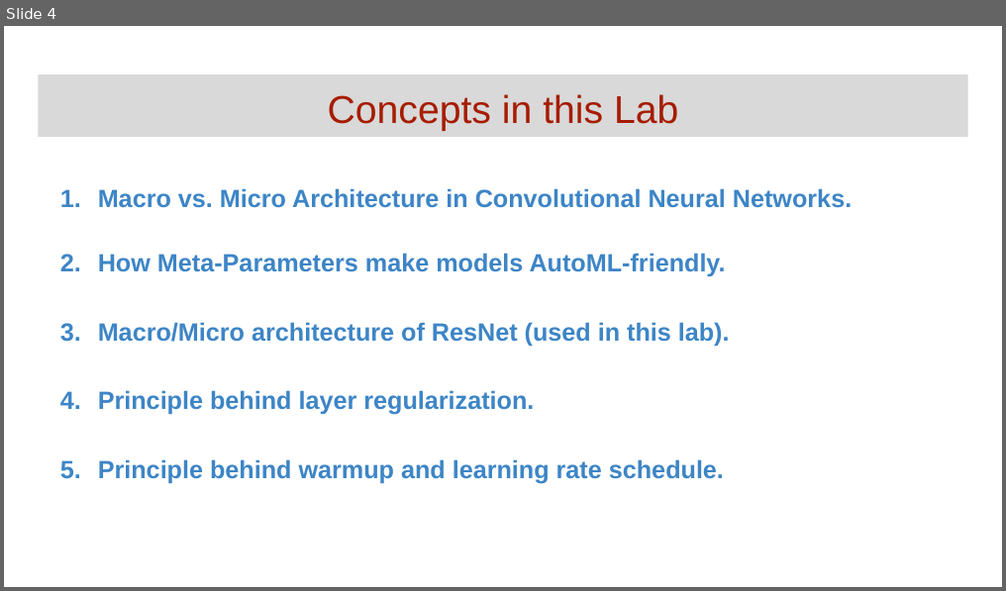
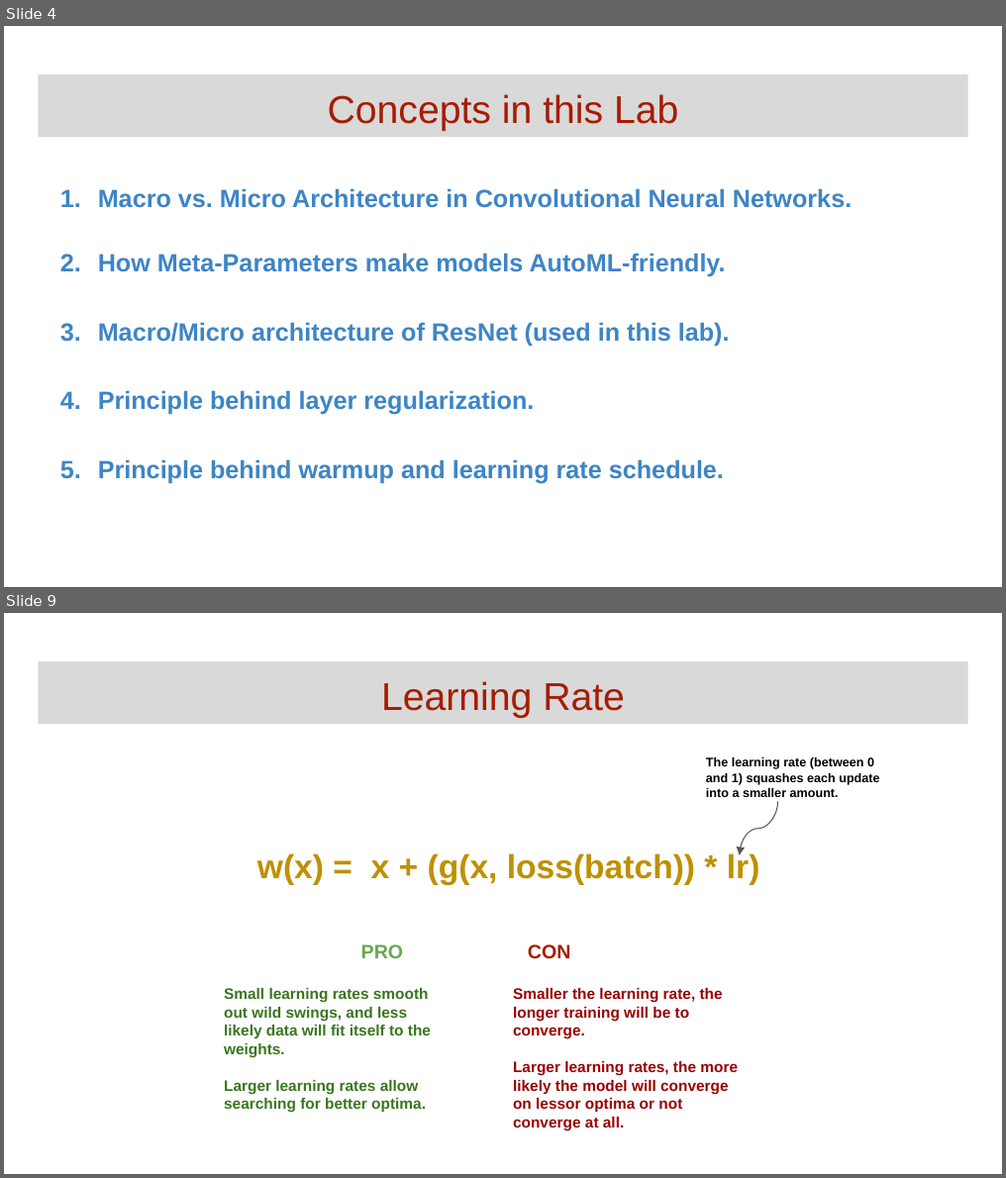
Before and after one commit to GoogleCloudPlatform/keras-idiomatic-programmer, a slide deck: community-labs/Community Lab - Regularization.pptx. Shown one above the other, each under a label of ours: slide 4 before the commit, slides 4 and 9 after it; the slides between them are not shown. The pictures are 1006x591 and 1006x1178 pixels, drawn with LibreOffice and Linux fonts; fonts in the diff are those of the drawing. Boxes give left, top, right and bottom in pixels: in the first picture for what was removed or moved away, otherwise in the second. Text is boxed around its words. In the diff, an @@ line names an element or a change of style, - is before the commit and + after.

```diff
--- a/community-labs/Community Lab - Regularization.pptx
+++ b/community-labs/Community Lab - Regularization.pptx
@@ slide 9 added at (x1=4, y1=613, x2=1002, y2=1174), background #FFFFFF @@
@@ title added at (x1=38, y1=662, x2=968, y2=725), fill #D9D9D9, 28 pt, text #A61C00 @@
+Learning Rate
@@ text added at (x1=706, y1=757, x2=879, y2=797), 9 pt, text #000000, bold @@
+The learning rate (between 0 and 1) squashes each update into a smaller amount.
@@ curved arrow added from (777, 802) to (740, 856), #595959 0.75 pt @@
@@ text added at (x1=257, y1=852, x2=760, y2=885), 24 pt, text #BF9000, bold @@
+w(x) = x + (g(x, loss(batch)) * lr)
@@ text added at (x1=361, y1=945, x2=571, y2=959), 14 pt, text #6AA84F, bold @@
+PRO CON
@@ text added at (x1=224, y1=988, x2=431, y2=1113), 11 pt, text #38761D, bold @@
+Small learning rates smooth out wild swings, and less likely data will fit itself to the weights.
+Larger learning rates allow searching for better optima.
@@ text added at (x1=513, y1=988, x2=738, y2=1131), 11 pt, text #990000, bold @@
+Smaller the learning rate, the longer training will be to converge.
+Larger learning rates, the more likely the model will converge on lessor optima or not converge at all.
```
Also in this commit, not shown: 10 other slides added.
